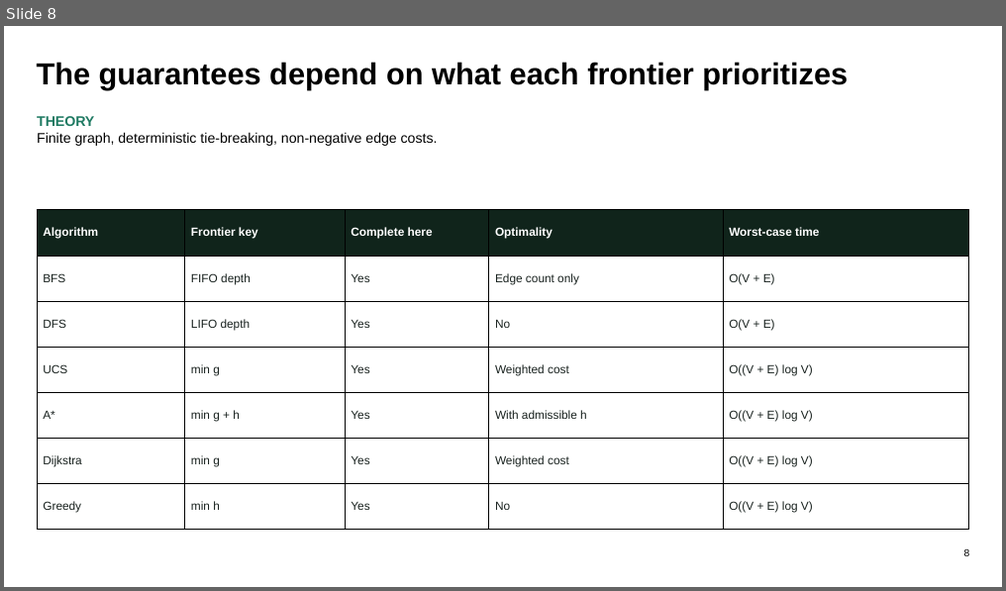
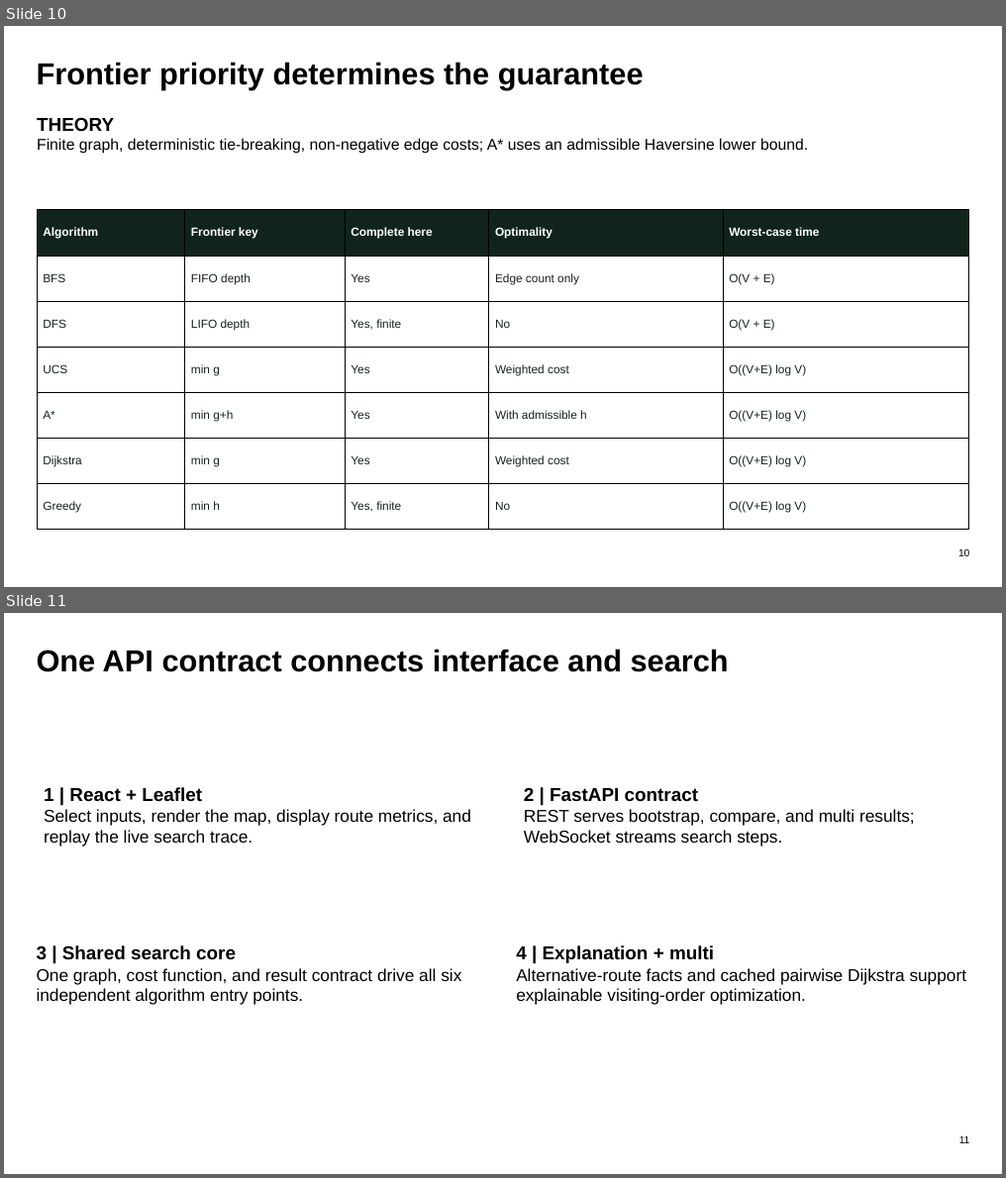
Before and after one commit to Group-1-Lab-AI101/lab-1, a slide deck: output/presentation/1 - Slide.pptx. Shown one above the other, each under a label of ours: slide 8 before the commit, slides 10 and 11 after it. The pictures are 1006x591 and 1006x1178 pixels, drawn with LibreOffice and Linux fonts; fonts in the diff are those of the drawing. Boxes give left, top, right and bottom in pixels: in the first picture for what was removed or moved away, otherwise in the second. Text is boxed around its words. In the diff, an @@ line names an element or a change of style, - is before the commit and + after.

```diff
--- a/output/presentation/1 - Slide.pptx
+++ b/output/presentation/1 - Slide.pptx
@@ slide 11 added at (x1=4, y1=613, x2=1002, y2=1174), background #FFFFFF @@
@@ text added at (x1=37, y1=649, x2=729, y2=672), 29.2 pt, text #000000, bold @@
+One API contract connects interface and search
@@ text added at (x1=44, y1=787, x2=471, y2=847), 16.5 pt, text #000000 @@
+1 | React + Leaflet
+Select inputs, render the map, display route metrics, and replay the live search trace.
@@ text added at (x1=524, y1=788, x2=915, y2=847), 16.5 pt, text #000000 @@
+2 | FastAPI contract
+REST serves bootstrap, compare, and multi results; WebSocket streams search steps.
@@ text added at (x1=37, y1=946, x2=461, y2=1005), 16.5 pt, text #000000 @@
+3 | Shared search core
+One graph, cost function, and result contract drive all six independent algorithm entry points.
@@ text added at (x1=516, y1=946, x2=967, y2=1005), 16.5 pt, text #000000 @@
+4 | Explanation + multi
+Alternative-route facts and cached pairwise Dijkstra support explainable visiting-order optimization.
@@ text added at (x1=959, y1=1137, x2=970, y2=1144), 9.8 pt, text #000000 @@
+11
@@ what was slide 8 is now slide 10 @@
@@ slide 10 changed as well @@
@@ text at (x1=37, y1=62, x2=644, y2=89): text changed @@
-The guarantees depend on what each frontier prioritizes
+Frontier priority determines the guarantee
@@ text at (x1=37, y1=138, x2=808, y2=154): text changed; size 13.5 to 15 pt @@
-Finite graph, deterministic tie-breaking, non-negative edge costs.
+Finite graph, deterministic tie-breaking, non-negative edge costs; A* uses an admissible Haversine lower bound.
@@ text at (x1=37, y1=117, x2=114, y2=131): size 13.5 to 18 pt, text colour #1F7A62 to #000000 in "THEORY" @@
@@ table at (x1=37, y1=210, x2=969, y2=530) @@
-row 3, column 3: Yes
+row 3, column 3: Yes, finite
-row 4, column 5: O((V + E) log V)
+row 4, column 5: O((V+E) log V)
-row 5, column 2: min g + h
+row 5, column 2: min g+h
-row 5, column 5: O((V + E) log V)
+row 5, column 5: O((V+E) log V)
-row 6, column 5: O((V + E) log V)
+row 6, column 5: O((V+E) log V)
-row 7, column 3: Yes
+row 7, column 3: Yes, finite
-row 7, column 5: O((V + E) log V)
+row 7, column 5: O((V+E) log V)
@@ text at (x1=958, y1=550, x2=969, y2=557): text changed @@
-8
+10
```
Also in this commit, not shown: 13 other slides changed, 5 other slides added, 1 slide removed, 2 other files.
